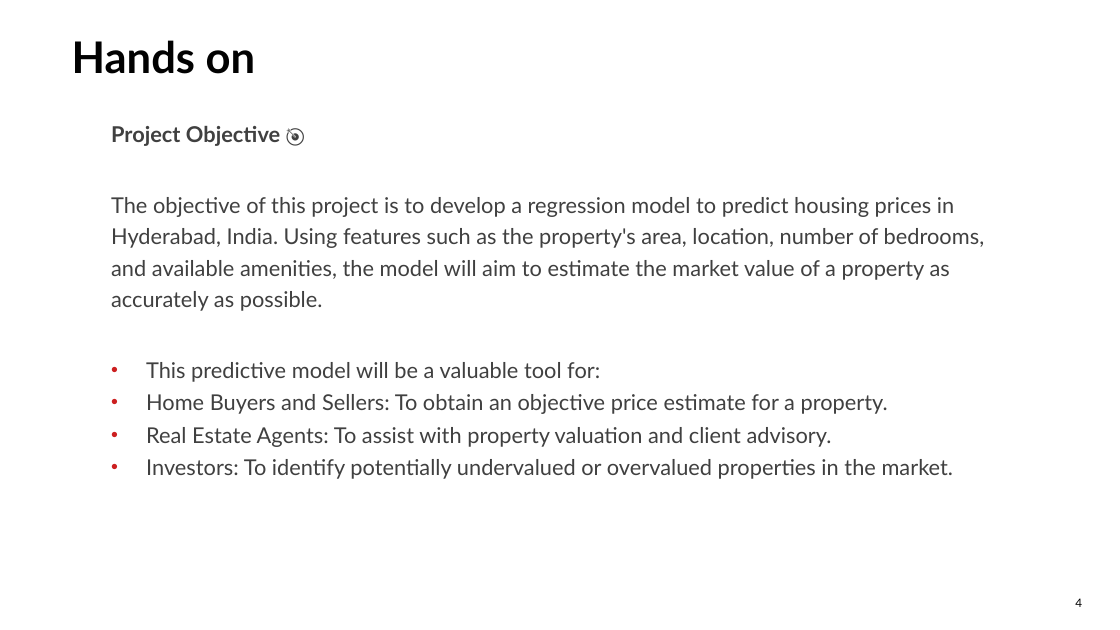
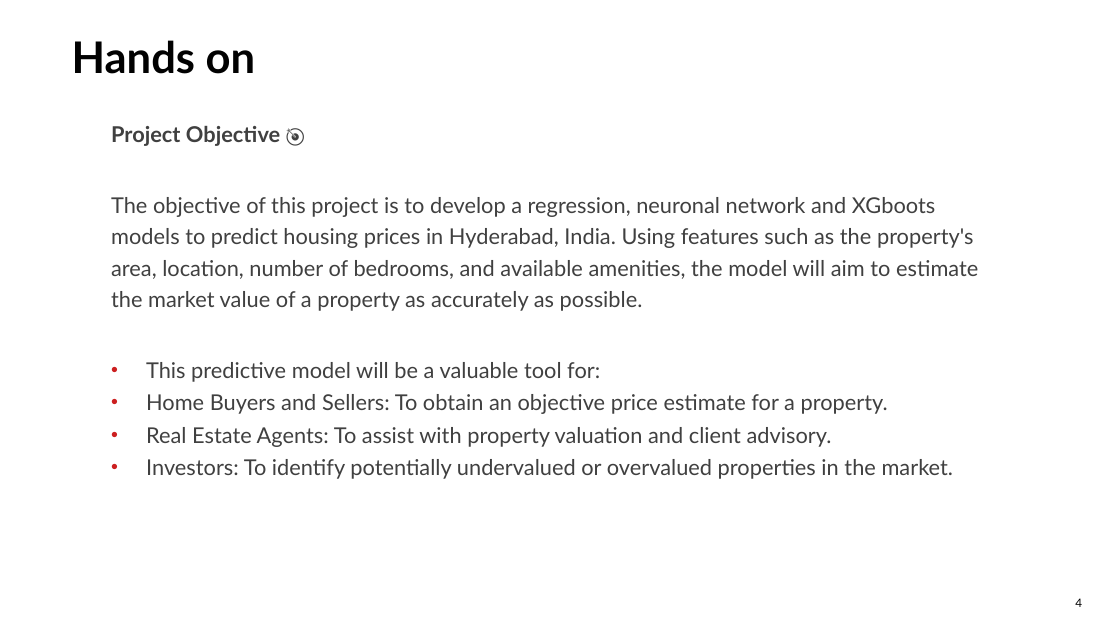
Before and after one commit to albertbolanoss/labs_machine_learning, a slide deck: slide 4 of layers/Case Study_Analyzing House Price Data with Machine Learning.pptx. Drawn at 1120x630 pixels with LibreOffice and Linux fonts; fonts in the diff are those of the drawing; background and template pictures are left out. Boxes give left, top, right and bottom in pixels: in the first picture for what was removed or moved away, otherwise in the second. Text is boxed around its words. In the diff, an @@ line names an element or a change of style, - is before the commit and + after.

```diff
--- a/layers/Case Study_Analyzing House Price Data with Machine Learning.pptx
+++ b/layers/Case Study_Analyzing House Price Data with Machine Learning.pptx
@@ text at [111,197,978,311]: text changed @@
-The objective of this project is to develop a regression model to predict housing prices in Hyderabad, India. Using features such as the property's area, location, number of bedrooms, and available amenities, the model will aim to estimate the market value of a property as accurately as possible.
+The objective of this project is to develop a regression, neuronal network and XGboots models to predict housing prices in Hyderabad, India. Using features such as the property's area, location, number of bedrooms, and available amenities, the model will aim to estimate the market value of a property as accurately as possible.
```
Also in this commit, not shown: 1 other slide changed, 4 other files.
